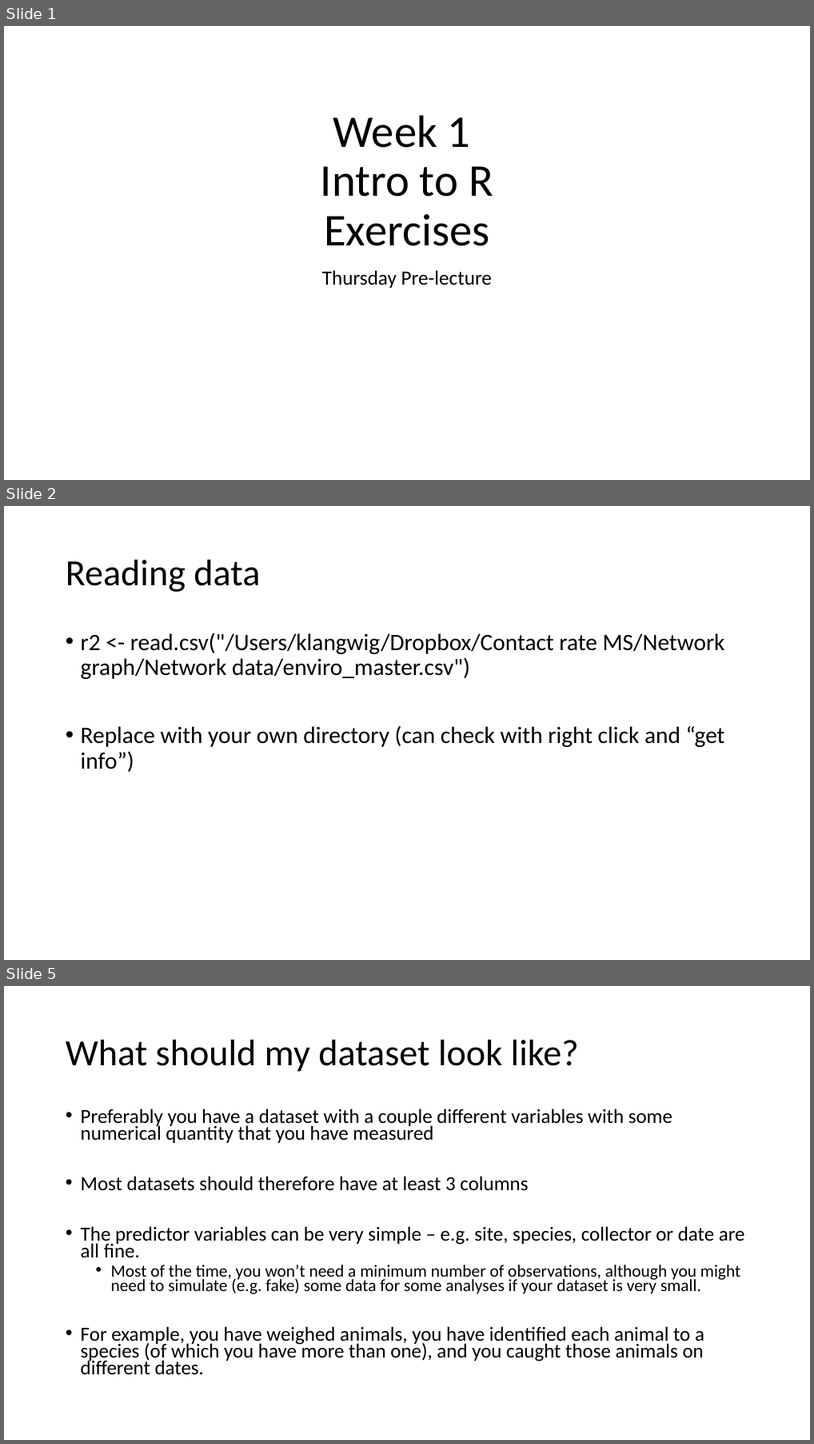
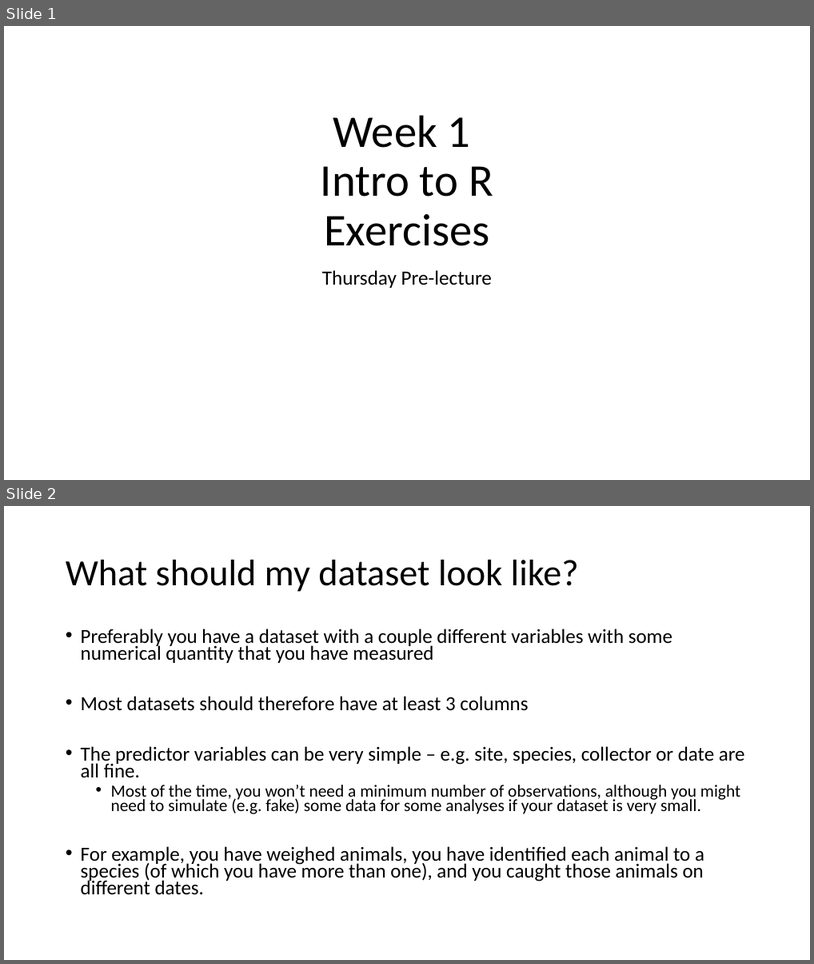
Before and after one commit to VTQuantMethodsEEB/klangwig, a slide deck: lectures/week_1_intro_to_R/ex1_intro_to_R.pptx. Shown one above the other, each under a label of ours: slides 1, 2 and 5 before the commit, slides 1 and 2 after it; the slides between them are not shown. The pictures are 814x1444 and 814x964 pixels, drawn with LibreOffice and Linux fonts; fonts in the diff are those of the drawing. Boxes give left, top, right and bottom in pixels: in the first picture for what was removed or moved away, otherwise in the second. Text is boxed around its words. In the diff, an @@ line names an element or a change of style, - is before the commit and + after.

```diff
--- a/lectures/week_1_intro_to_R/ex1_intro_to_R.pptx
+++ b/lectures/week_1_intro_to_R/ex1_intro_to_R.pptx
@@ slide 2 removed at (4, 506, 810, 960), background #FFFFFF @@
@@ title removed at (66, 560, 260, 592) @@
-Reading data
@@ text removed at (81, 632, 726, 772) @@
-• r2 <- read.csv("/Users/klangwig/Dropbox/Contact rate MS/Network graph/Network data/enviro_master.csv")
-• Replace with your own directory (can check with right click and “get info”)
@@ what was slide 5 is now slide 2 @@
```
Also in this commit, not shown: 1 slide changed, 3 other slides removed, 2 other files.
